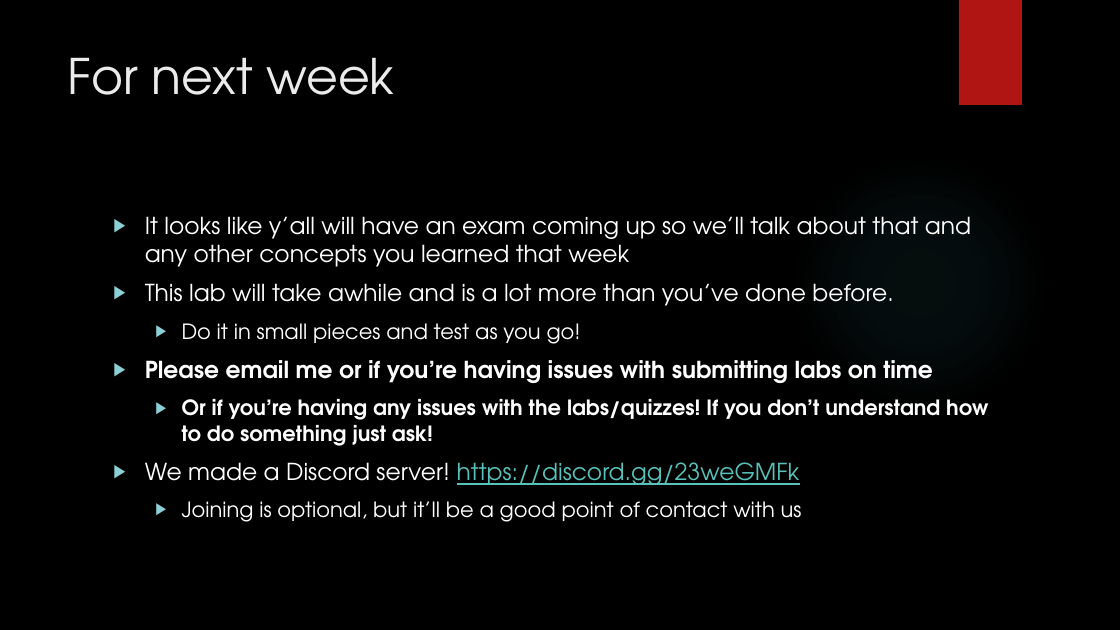
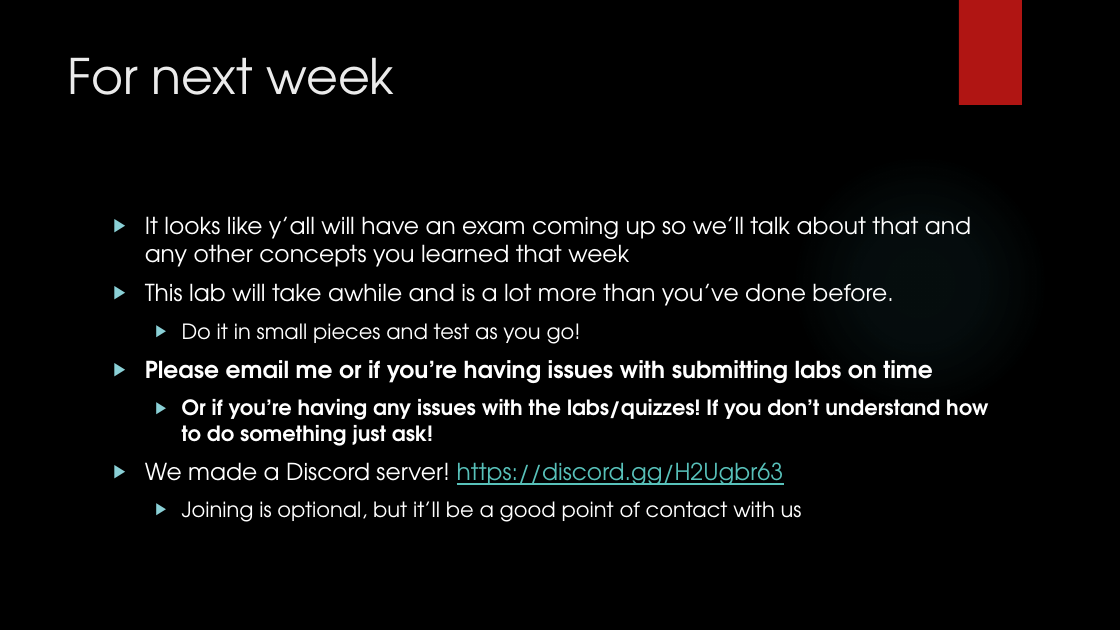
Before and after one commit to michaelbartlett17/cs7-recs, a slide deck: slide 23 of Slides/1014Recitation.pptx. Drawn at 1120x630 pixels with LibreOffice and Linux fonts; fonts in the diff are those of the drawing; background and template pictures are left out. Boxes give left, top, right and bottom in pixels: in the first picture for what was removed or moved away, otherwise in the second. Text is boxed around its words. In the diff, an @@ line names an element or a change of style, - is before the commit and + after.

Commit message:
slide updates

```diff
--- a/Slides/1014Recitation.pptx
+++ b/Slides/1014Recitation.pptx
@@ text at box(145, 462, 784, 485): text changed @@
-▶ We made a Discord server! https://discord.gg/23weGMFk
+▶ We made a Discord server! https://discord.gg/H2Ugbr63
```
Also in this commit, not shown: 1 other file.
